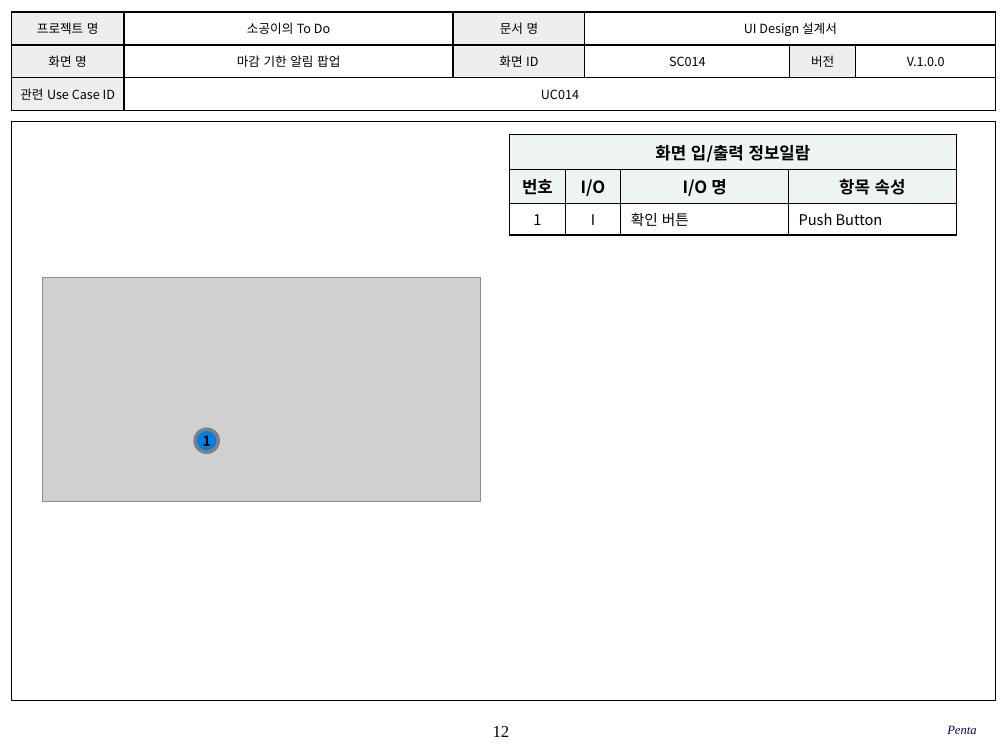
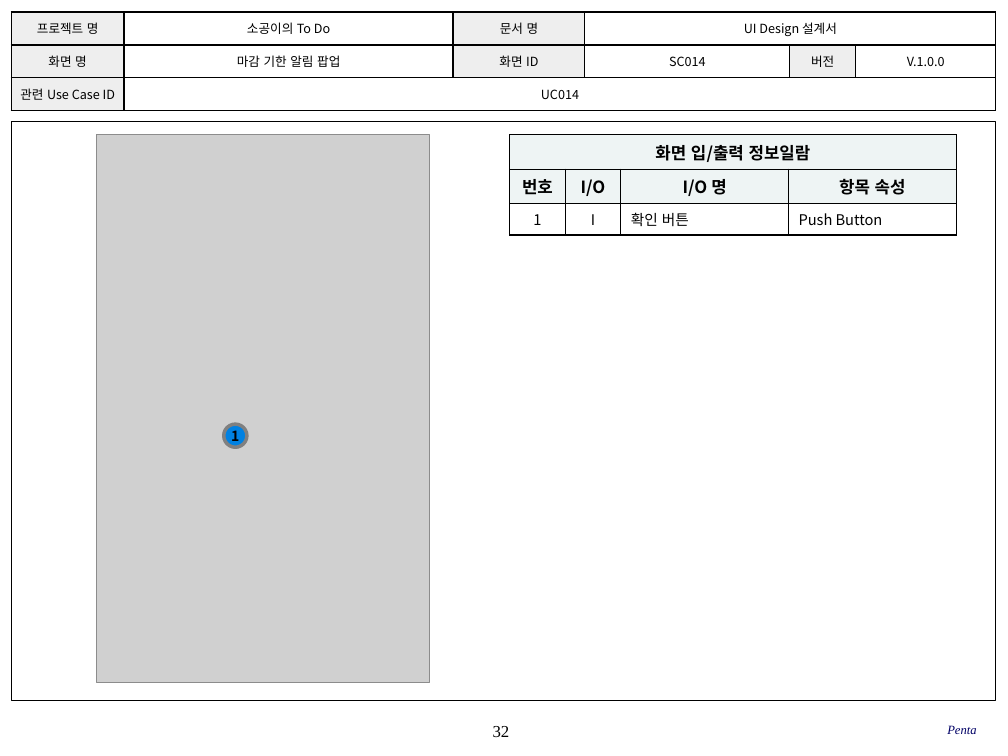
Before and after one commit to SE-admin/SE2017_5_mixharmony, a slide deck: slide 32 of doc/3_ 설계서/UI Design_05_penta.pptx (slide 12 before the commit). Drawn at 1008x756 pixels with LibreOffice and Linux fonts; fonts in the diff are those of the drawing; grey boxes stand for pictures; background and template pictures are left out. Boxes give left, top, right and bottom in pixels: in the first picture for what was removed or moved away, otherwise in the second. Text is boxed around its words. In the diff, an @@ line names an element or a change of style, - is before the commit and + after.

```diff
--- a/doc/3_ 설계서/UI Design_05_penta.pptx
+++ b/doc/3_ 설계서/UI Design_05_penta.pptx
@@ picture added at <box>97,135,429,682</box> @@
@@ picture removed at <box>42,278,480,502</box> @@
@@ ellipse "1": place and size @@
-ellipse "1" at <box>196,429,219,453</box>
+ellipse "1" at <box>224,424,247,448</box>
@@ page number at <box>493,726,510,737</box>: text changed @@
-12
+32
```
Also in this commit, not shown: 12 other slides changed, 20 slides added.
